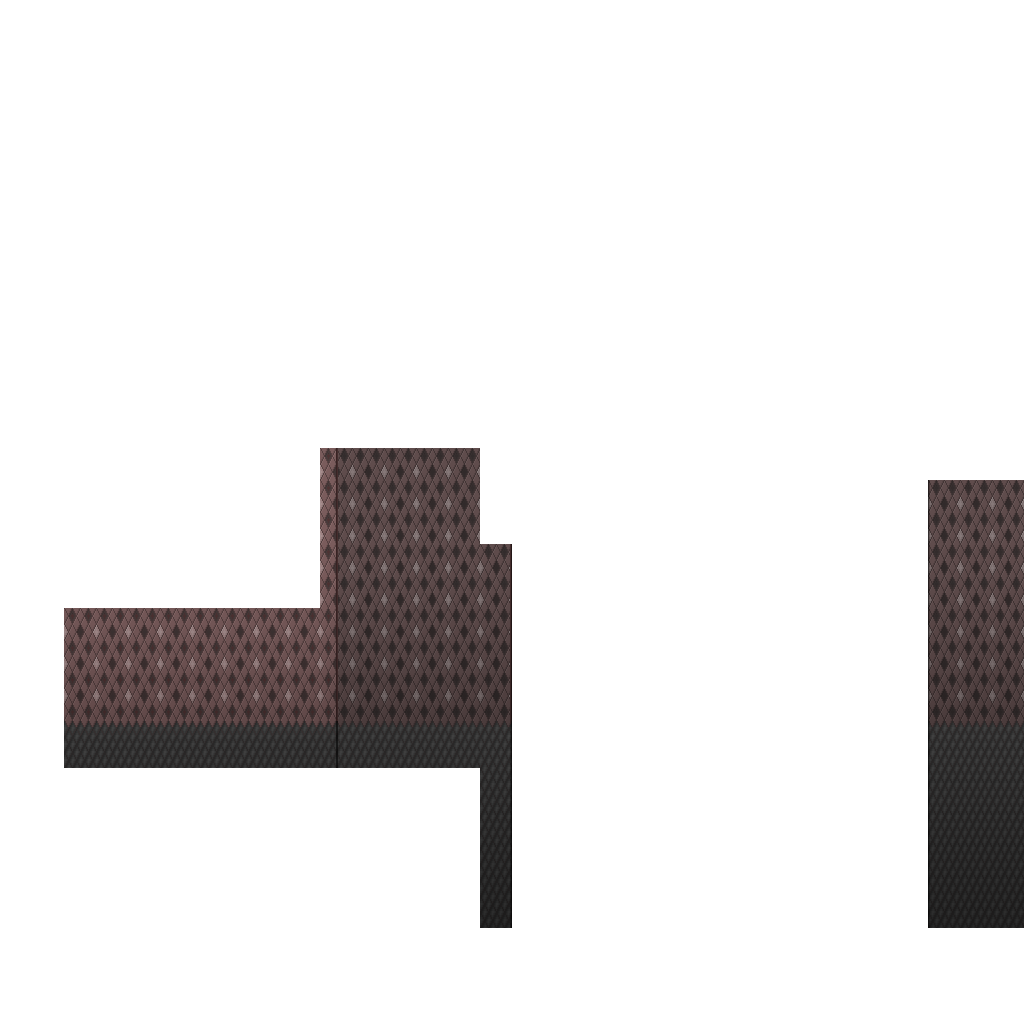
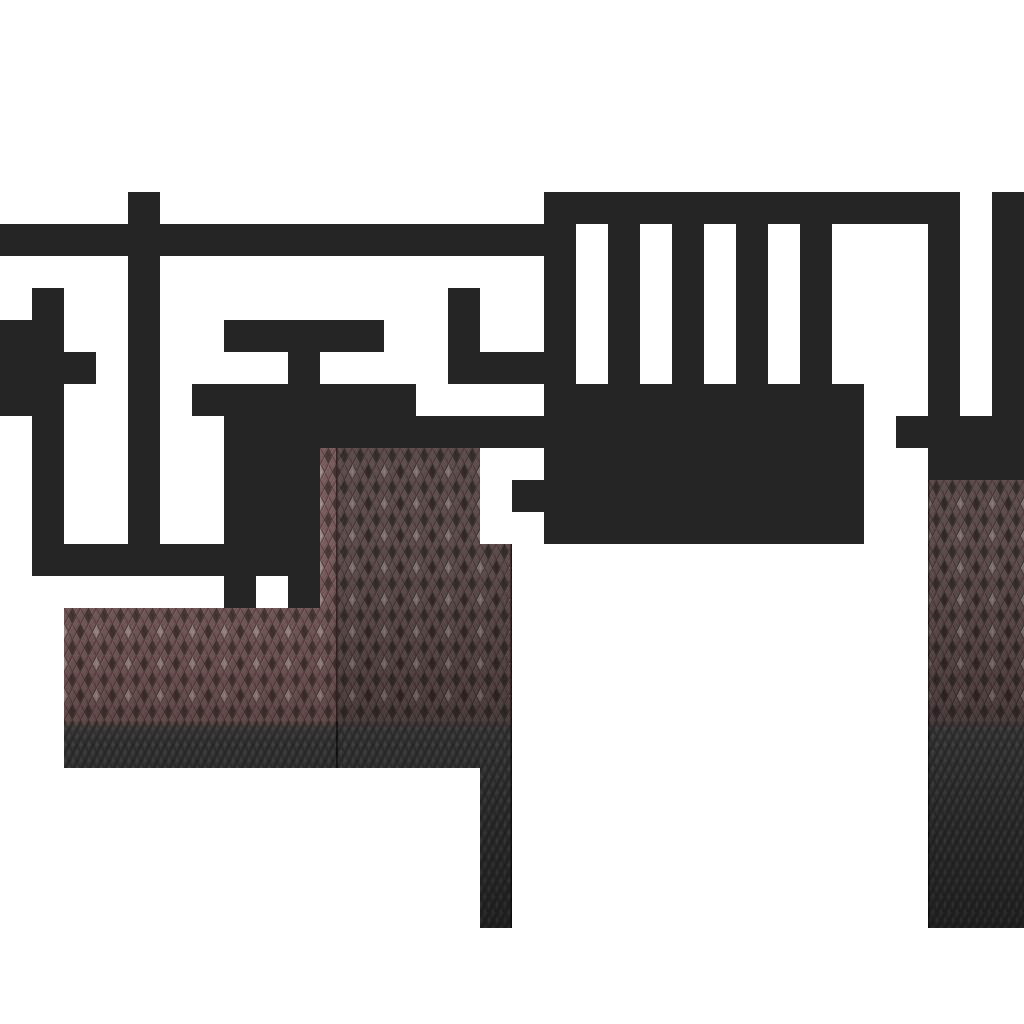
The second 1024 × 1024 image is a revision of the first. Changes to its layers:
added layer "Layer 3" above "Layer 1" over bbox(0, 192, 1024, 608)
